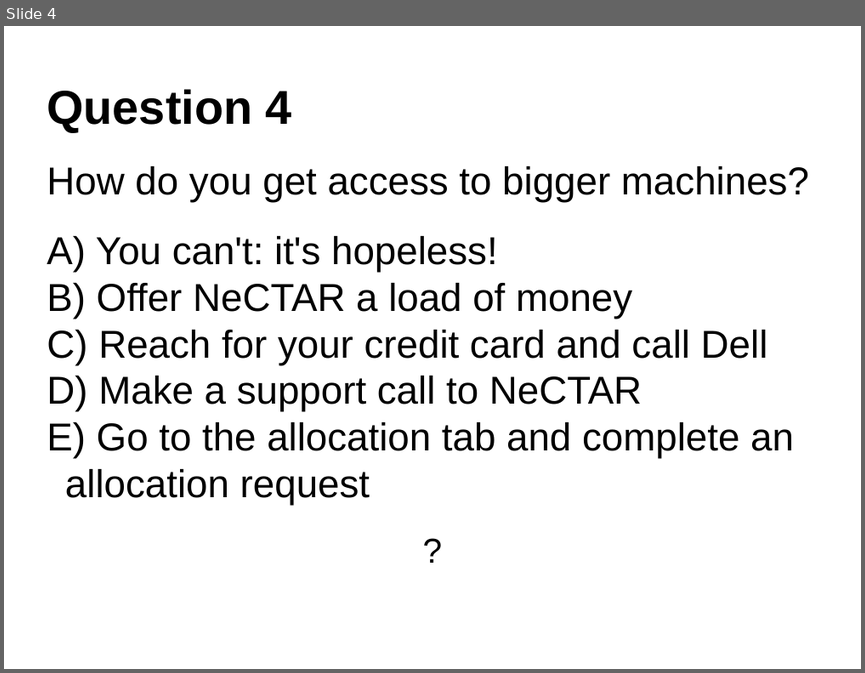
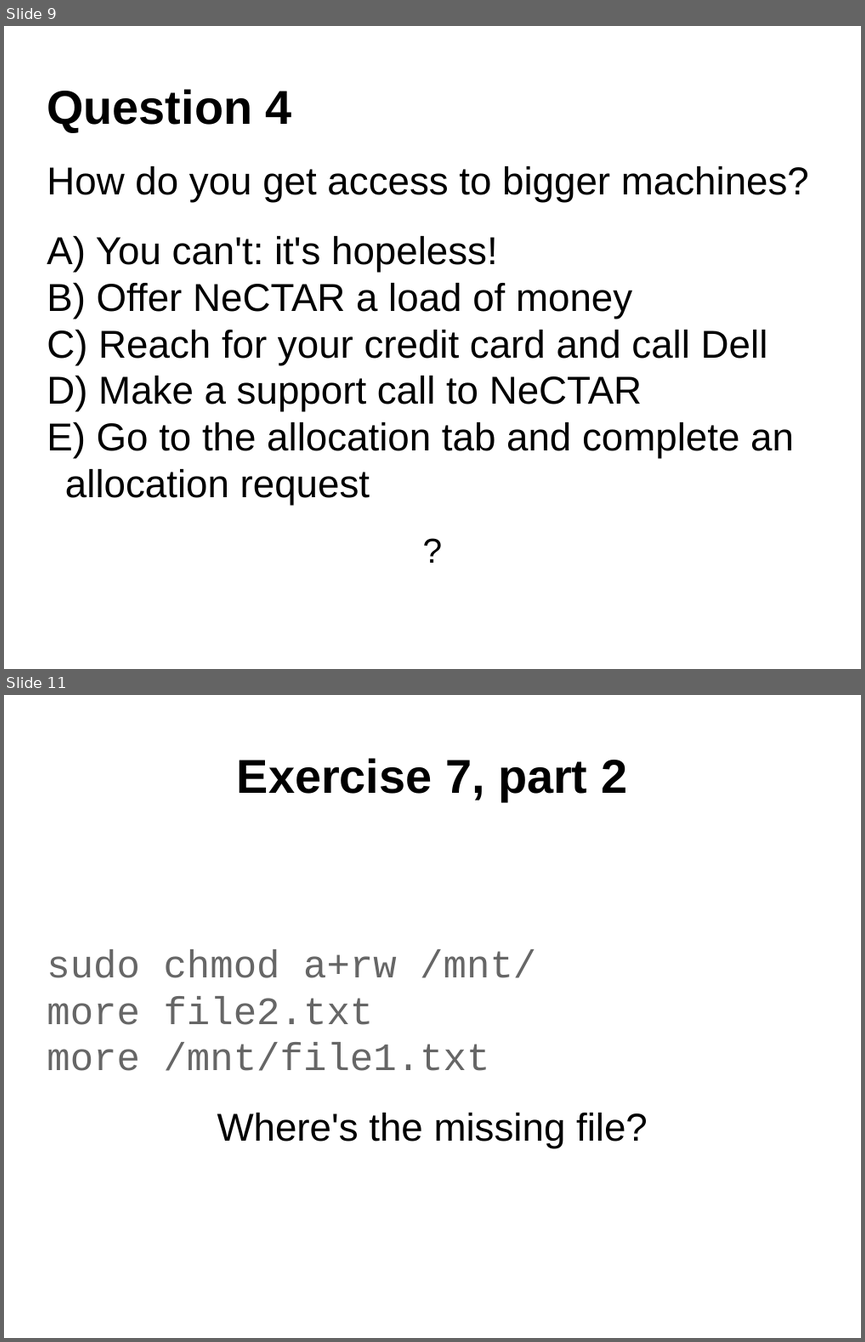
Before and after one commit to resbaz/nectar-cloud-lessons, a slide deck: Lessons/Lesson_VI/Lesson_VI_Questions.pptx. Shown one above the other, each under a label of ours: slide 4 before the commit, slides 9 and 11 after it; the slides between them are not shown. The pictures are 865x673 and 865x1342 pixels, drawn with LibreOffice and Linux fonts; fonts in the diff are those of the drawing. Boxes give left, top, right and bottom in pixels: in the first picture for what was removed or moved away, otherwise in the second. Text is boxed around its words. In the diff, an @@ line names an element or a change of style, - is before the commit and + after.

```diff
--- a/Lessons/Lesson_VI/Lesson_VI_Questions.pptx
+++ b/Lessons/Lesson_VI/Lesson_VI_Questions.pptx
@@ slide 11 added at [4, 695, 861, 1338], background #FFFFFF @@
@@ text added at [237, 758, 627, 801], 44 pt, text #000000, bold @@
+Exercise 7, part 2
@@ text added at [46, 949, 647, 1148], 36 pt, text #666666 @@
+sudo chmod a+rw /mnt/
+more file2.txt
+more /mnt/file1.txt
+Where's the missing file?
@@ what was slide 4 is now slide 9 @@
```
Also in this commit, not shown: 8 other slides added, 2 other files.
